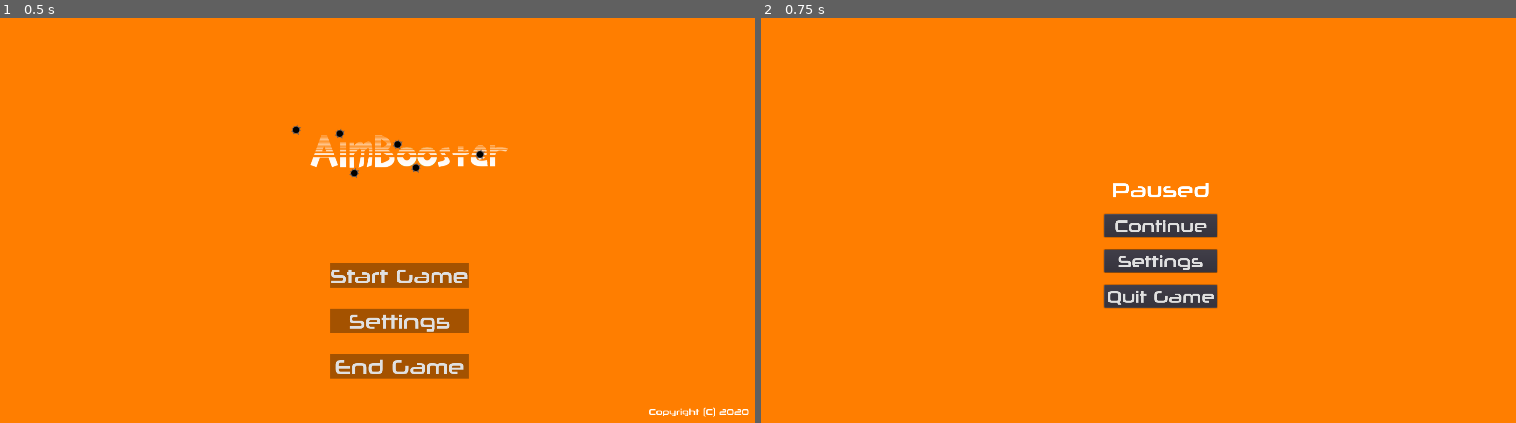
Above: before the commit, frames 1-2 (left to right).
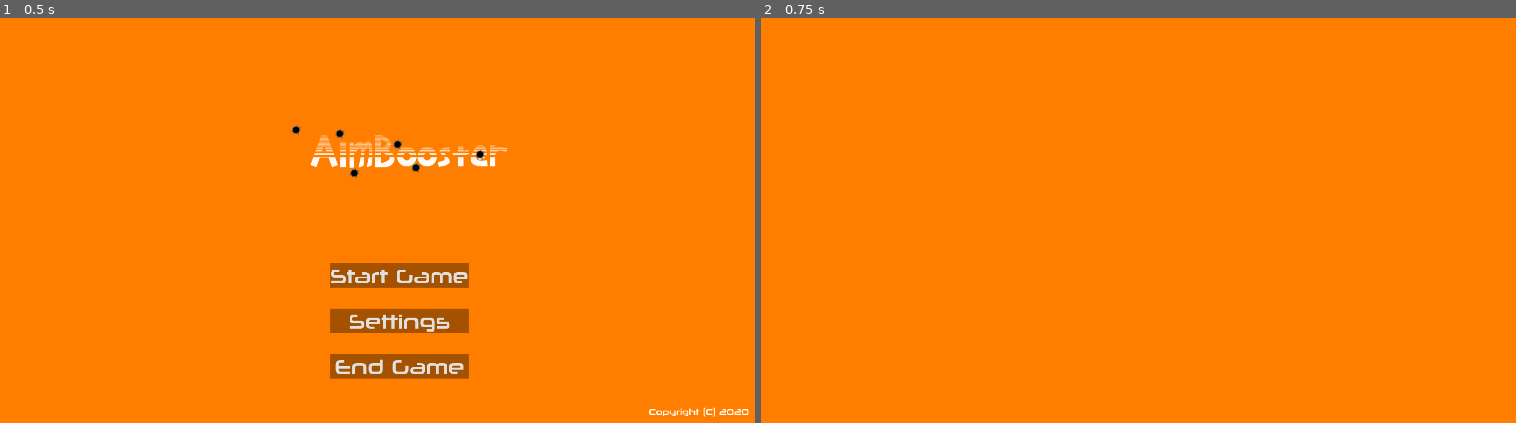
Above: after the commit, the same moments.

Repository: CasualYT31/aimbooster
Game: Godot game, scene res://scenes/Root.tscn
Same seed, same stepped clock (60 frames per second), same inputs: the game is played once before the commit and once after it.
Inputs:
- Up to frame 1 (0.5 s): no input
- Up to frame 2 (0.75 s): click "Start Game" at 0.5 s

Frame 1 is identical in both runs. In frame 2, 3.0% of the frame differs, in the area x 45-61%, y 40-72%.

Commit message:
Consolidated PauseMenu and GameMenu scripts, pause menu now works

Diff:
--- a/scenes/GameMenu.tscn
+++ b/scenes/GameMenu.tscn
@@ -1,8 +1,7 @@
-[gd_scene load_steps=8 format=2]
+[gd_scene load_steps=7 format=2]
 
 [ext_resource path="res://graphical/Orange Juice.ttf" type="DynamicFontData" id=1]
 [ext_resource path="res://scripts/Game.gd" type="Script" id=2]
-[ext_resource path="res://scripts/PauseMenu.gd" type="Script" id=3]
 
 [sub_resource type="DynamicFont" id=1]
 size = 48
@@ -20,22 +19,16 @@
 size = 40
 font_data = ExtResource( 1 )
 
-[node name="Control" type="Control"]
-margin_right = 1920.0
-margin_bottom = 1080.0
+[node name="GameMenu" type="Control"]
+anchor_right = 1.0
+anchor_bottom = 1.0
 script = ExtResource( 2 )
 __meta__ = {
 "_edit_use_anchors_": false
 }
 
-[node name="SettingsMenu" type="Control" parent="."]
-anchor_right = 1.0
-anchor_bottom = 1.0
-__meta__ = {
-"_edit_use_anchors_": false
-}
-
 [node name="PauseMenu" type="MarginContainer" parent="."]
+visible = false
 anchor_left = 0.5
 anchor_top = 0.5
 anchor_right = 0.5
@@ -44,7 +37,6 @@
 margin_top = -540.0
 margin_right = 136.0
 margin_bottom = 540.0
-script = ExtResource( 3 )
 __meta__ = {
 "_edit_use_anchors_": false
 }
@@ -85,7 +77,17 @@
 margin_bottom = 314.0
 custom_fonts/font = SubResource( 4 )
 text = "Quit Game"
-[connection signal="show_settings_menu" from="PauseMenu" to="." method="_on_PauseMenu_show_settings_menu"]
-[connection signal="pressed" from="PauseMenu/MenuContainer/ContinueButton" to="PauseMenu" method="_on_ContinueButton_pressed"]
-[connection signal="pressed" from="PauseMenu/MenuContainer/SettingsButton" to="PauseMenu" method="_on_SettingsButton_pressed"]
-[connection signal="pressed" from="PauseMenu/MenuContainer/QuitButton" to="PauseMenu" method="_on_QuitButton_pressed"]
+
+[node name="SecondCounter" type="Timer" parent="."]
+autostart = true
+
+[node name="Label" type="Label" parent="."]
+margin_right = 40.0
+margin_bottom = 14.0
+__meta__ = {
+"_edit_use_anchors_": false
+}
+[connection signal="pressed" from="PauseMenu/MenuContainer/ContinueButton" to="." method="_on_ContinueButton_pressed"]
+[connection signal="pressed" from="PauseMenu/MenuContainer/SettingsButton" to="." method="_on_SettingsButton_pressed"]
+[connection signal="pressed" from="PauseMenu/MenuContainer/QuitButton" to="." method="_on_QuitButton_pressed"]
+[connection signal="timeout" from="SecondCounter" to="." method="_on_SecondCounter_timeout"]
--- a/scripts/Game.gd
+++ b/scripts/Game.gd
@@ -5,43 +5,62 @@
 
 var statistics
 # keeps track of the length of the game, not including pausing
-# should be initialised to OS.get_unix_time() in _ready(),
-# and a signal should be sent every second to this script,
-# which increments this value by 1 if unpaused
-# NOTE: IN THE NEW GAME SCENE, A TIMER NODE IS REQUIRED
-var currentTime: int
+var currentTime: int = OS.get_unix_time()
 
 var settingsMenu
 
+func _isPaused():
+	return get_node("PauseMenu").visible
+
+func _pause():
+	get_node("PauseMenu").visible = true
+	get_node("SecondCounter").stop()
+
+func _unpause():
+	get_node("PauseMenu").visible = false
+	get_node("SecondCounter").start()
+
 # Called when the node enters the scene tree for the first time.
 func _ready():
-	# load game settings ONCE at the beginning and disregard for the rest of
-	# execution: this means that, even if a player were to edit the script
-	# mid-game, the game will run as expected and will not change
 	var settings = Settings.new()
-	# initialise statistics object
 	statistics = Statistics.new(settings.lives, settings.time)
-	# start the time counter
-	currentTime = OS.get_unix_time()
 
 # Called every frame. 'delta' is the elapsed time since the previous frame.
 #func _process(delta):
 #	pass
 
-func _on_PauseMenu_show_settings_menu():
+func _unhandled_input(event):
+	if event is InputEventKey:
+		if event.pressed and event.scancode == KEY_ESCAPE:
+			if _isPaused():
+				_unpause()
+			else:
+				_pause()
+
+func _makeAllVisible(flag):
+	get_node("PauseMenu").visible = flag
+
+func _on_SecondCounter_timeout():
+	currentTime += 1
+	get_node("Label").text = str(currentTime)
+
+func _on_ContinueButton_pressed():
+	_unpause()
+
+func _on_SettingsButton_pressed():
 	_makeAllVisible(false)
 	settingsMenu = load("res://scenes/SettingsMenu.tscn").instance()
 	settingsMenu.connect("go_back_to_game_menu", self, "_on_SettingsMenu_go_back_to_game_menu")
-	get_node("SettingsMenu").add_child(settingsMenu)
+	add_child(settingsMenu)
 
 func _on_SettingsMenu_go_back_to_game_menu():
 	call_deferred("_removeSettingsMenu")
 
 func _removeSettingsMenu():
-	get_node("SettingsMenu").remove_child(settingsMenu)
+	remove_child(settingsMenu)
 	settingsMenu.free()
 	# some sort of reloading of settings here ...
 	_makeAllVisible(true)
 
-func _makeAllVisible(flag):
-	get_node("PauseMenu").visible = flag
+func _on_QuitButton_pressed():
+	Global.currentMenu = Global.Menu.MAIN
--- a/scripts/PauseMenu.gd
+++ /dev/null
@@ -1,20 +0,0 @@
-extends MarginContainer
-
-signal show_settings_menu
-
-# Called when the node enters the scene tree for the first time.
-func _ready():
-	pass # Replace with function body.
-
-# Called every frame. 'delta' is the elapsed time since the previous frame.
-#func _process(delta):
-#	pass
-
-func _on_ContinueButton_pressed():
-	visible = false
-
-func _on_SettingsButton_pressed():
-	emit_signal("show_settings_menu")
-
-func _on_QuitButton_pressed():
-	Global.currentMenu = Global.Menu.MAIN
